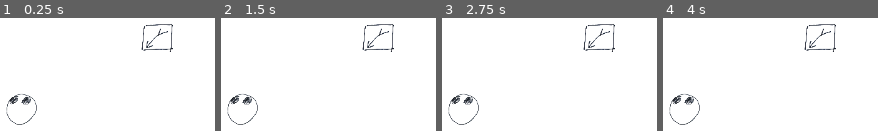
Above: before the commit, frames 1-4 (left to right).
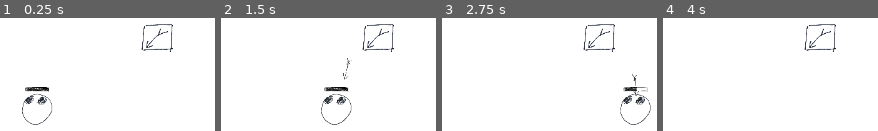
Above: after the commit, the same moments.

Repository: OzuYatamutsu/notebook-tower-defense
Game: Godot game, scene res://levels/test_level.tscn
Two runs of this game, one before a commit and one after it. Both use one fixed random seed, a clock stepped at 60 frames per second and the inputs below.
Inputs:
- Up to frame 1 (0.25 s): no input
- Up to frame 2 (1.5 s): no input
- Up to frame 3 (2.75 s): no input
- Up to frame 4 (4 s): tap Enter at 3.5 s

The runs differ from the first frame. In frame 1, 1.9% of the frame differs, in the area x 2-25%, y 61-95%; in frame 2, 2.3%, in the area x 2-61%, y 35-95%; in frame 3, 2.1%; in frame 4, 0.8%.
Error before the commit: Invalid assignment of property or key 'HP' with value of type 'float' on a base object of type 'Area2D (Basic)'. (res://mobs/basic.gd:5)

Commit message:
Init mob health bar on mob creation

Diff:
--- a/mobs/Basic.tscn
+++ b/mobs/Basic.tscn
@@ -1,7 +1,8 @@
-[gd_scene load_steps=4 format=3 uid="uid://gqhmvpyej27v"]
+[gd_scene load_steps=5 format=3 uid="uid://gqhmvpyej27v"]
 
 [ext_resource type="Texture2D" uid="uid://bqmx3udvicsbi" path="res://sprites/basic_enemy.png" id="1_0bt6k"]
 [ext_resource type="Script" uid="uid://w0n3vxhpn1mv" path="res://mobs/basic.gd" id="1_gq4ol"]
+[ext_resource type="PackedScene" uid="uid://exhf822h2mmj" path="res://components/hp_bar.tscn" id="3_iie2i"]
 
 [sub_resource type="RectangleShape2D" id="RectangleShape2D_g6odd"]
 size = Vector2(412, 428)
@@ -17,3 +18,6 @@
 [node name="Hitbox" type="CollisionShape2D" parent="."]
 position = Vector2(-2, -11)
 shape = SubResource("RectangleShape2D_g6odd")
+
+[node name="HpBar" parent="." instance=ExtResource("3_iie2i")]
+position = Vector2(0, -320)
--- a/mobs/basic.gd
+++ b/mobs/basic.gd
@@ -2,6 +2,6 @@
 extends Mob
 
 func _ready():
-    self.HP = 100.0
+    self.HEALTH_BAR.set_max_hp(100.0)
     self.SPEED = 1000.0
     super._ready()
